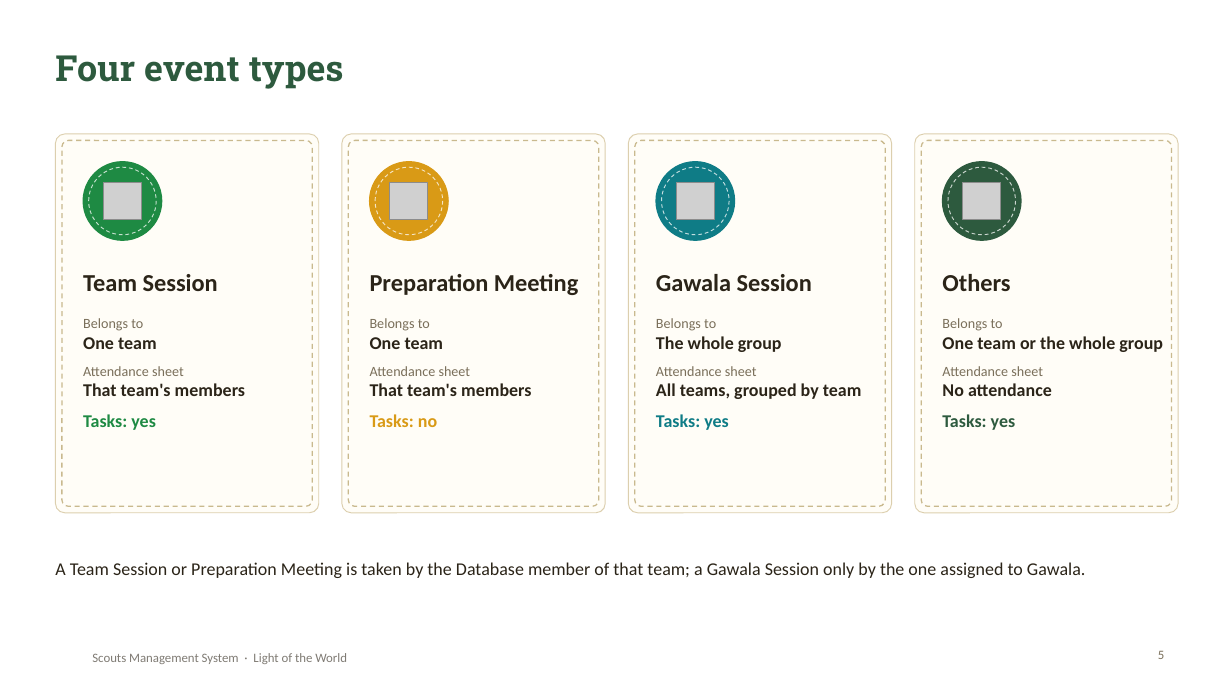
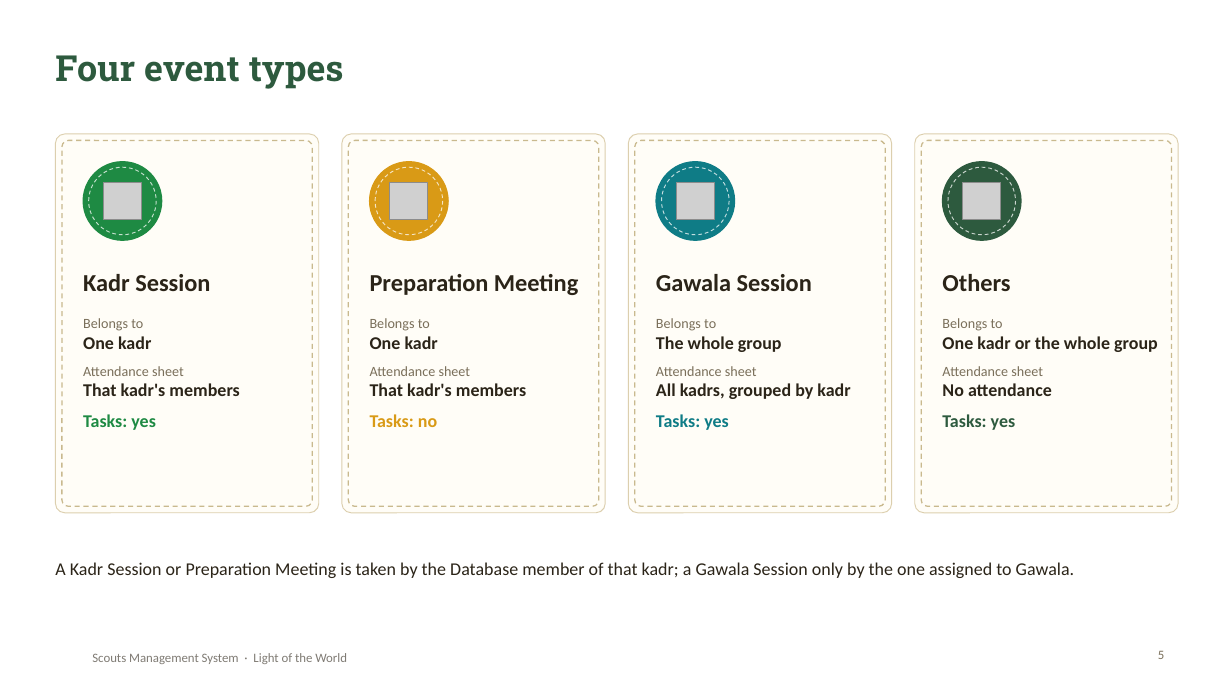
Before and after one commit to SamuelAtef123/Scouts-Management-System-Web-App, a slide deck: slide 5 of docs/Scouts-Project-Presentation.pptx. Drawn at 1232x693 pixels with LibreOffice and Linux fonts; fonts in the diff are those of the drawing; grey boxes stand for pictures; background and template pictures are left out. Boxes give left, top, right and bottom in pixels: in the first picture for what was removed or moved away, otherwise in the second. Text is boxed around its words. In the diff, an @@ line names an element or a change of style, - is before the commit and + after.

Commit message:
Rename Team to Kadr and Scouts Leader to Group Leader
- English: Kadr, Kadr Session, Group Leader, Group Leader Helper, and
  '<Kadr> Kadr Leader' / '<Kadr> Kadr Leader Helper' on profiles and member lists.
- Arabic: كدر, قائد المجموعة, مساعد قائد المجموعة, قائد كدر أشبال, مساعد قائد كدر أشبال.
- Server messages renamed, with their Arabic translations.
- Startup migration renames 'team' to 'kadr' in member names and usernames.
- Report, presentation and README updated.

```diff
--- a/docs/Scouts-Project-Presentation.pptx
+++ b/docs/Scouts-Project-Presentation.pptx
@@ text at (x1=83, y1=274, x2=210, y2=291): text changed @@
-Team Session
+Kadr Session
@@ text at (x1=83, y1=336, x2=151, y2=349): text changed @@
-One team
+One kadr
@@ text at (x1=370, y1=336, x2=438, y2=349): text changed @@
-One team
+One kadr
@@ text at (x1=942, y1=336, x2=1158, y2=352): text changed @@
-One team or the whole group
+One kadr or the whole group
@@ text at (x1=83, y1=383, x2=239, y2=396): text changed @@
-That team's members
+That kadr's members
@@ text at (x1=370, y1=383, x2=526, y2=396): text changed @@
-That team's members
+That kadr's members
@@ text at (x1=656, y1=383, x2=850, y2=399): text changed @@
-All teams, grouped by team
+All kadrs, grouped by kadr
@@ text at (x1=55, y1=562, x2=1074, y2=578): text changed @@
-A Team Session or Preparation Meeting is taken by the Database member of that team; a Gawala Session only by the one assigned to Gawala.
+A Kadr Session or Preparation Meeting is taken by the Database member of that kadr; a Gawala Session only by the one assigned to Gawala.
```
Also in this commit, not shown: 9 other slides changed, 26 other files.
